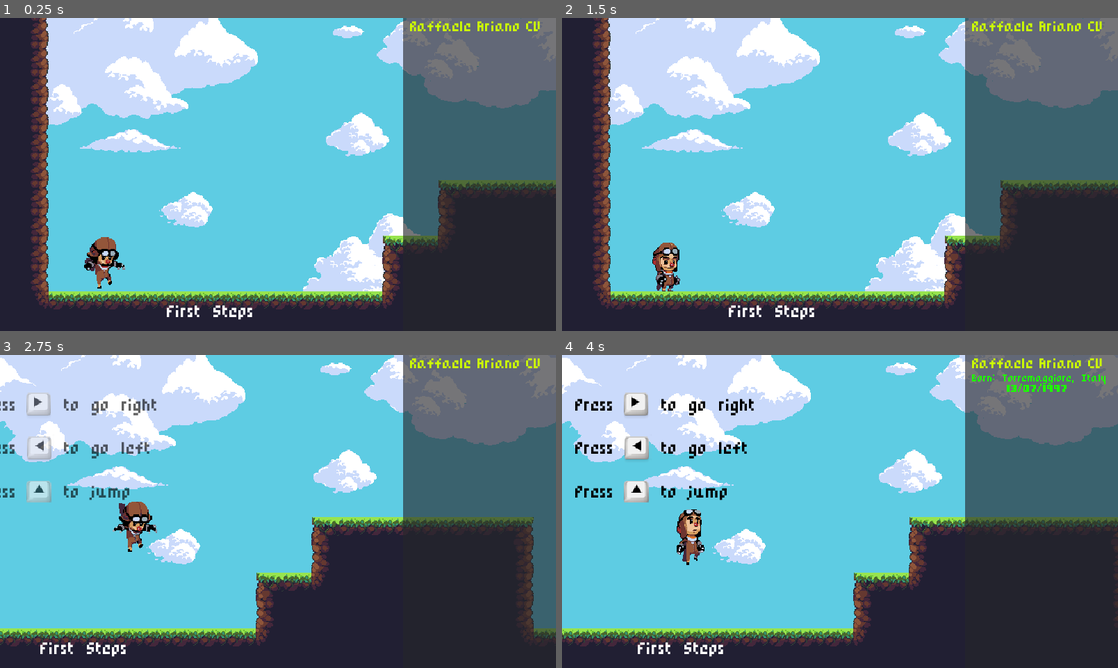
Above: before the commit, frames 1-4 (two rows, left to right).
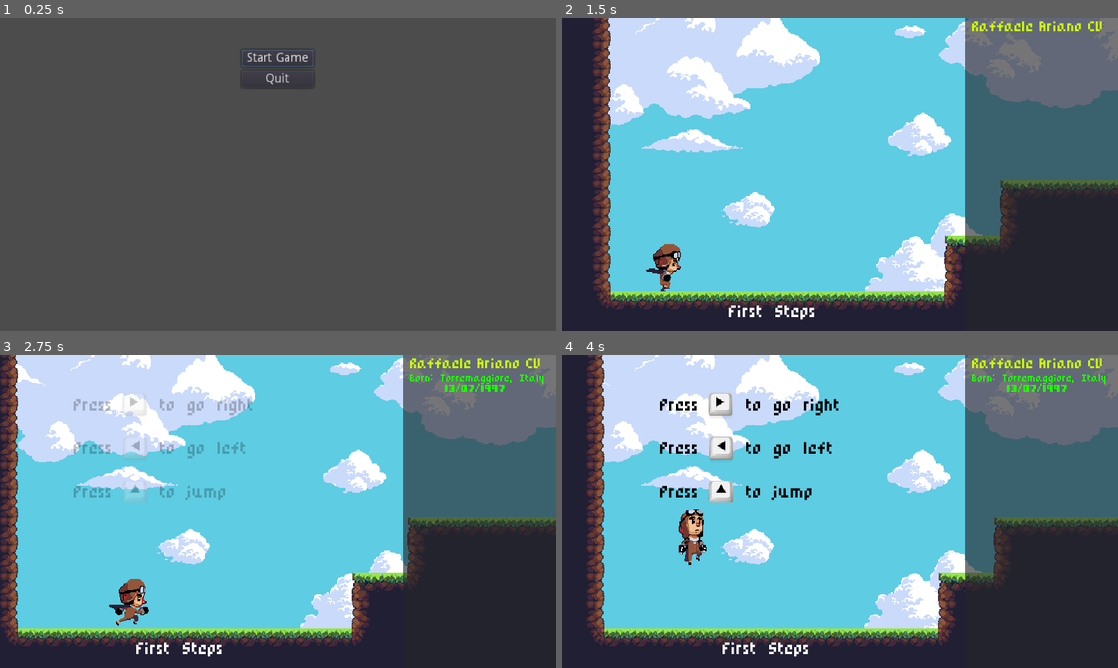
Above: after the commit, the same moments.

Repository: batraffo/cv_godot
Game: Godot game, scene res://ui/StartScreen.tscn
Two runs of this game, one before a commit and one after it. Both use one fixed random seed, a clock stepped at 60 frames per second and the inputs below. Before the commit the project starts from res://World.tscn. Sound files missing from this copy of the repository are replaced by a short silence.
Inputs (mouse positions are in pixels of both pictures, inside the frame that each line leads up to):
- Up to frame 1 (0.25 s): no input
- Up to frame 2 (1.5 s): click (840, 58) at 0.5 s, where only the run after the commit has a clickable "Start Game"; tap Enter at 1.25 s; hold Right (ui_right) from 1.28 s (still down); hold Space (hadoken) from 1.28 s (still down)
- Up to frame 3 (2.75 s): keep holding Right (ui_right); tap Up (ui_up) at 1.52, 2.27 s; tap Enter at 2 s; release Space (hadoken) at 2.03 s; tap Space (hadoken) at 2.1 s
- Up to frame 4 (4 s): tap Enter at 2.75, 3.5 s; release Right (ui_right) at 2.78 s; hold Left (ui_left) 2.78-3.53 s; hold Space (hadoken) 2.78-3.53 s; hold Right (ui_right) from 3.53 s (still down); tap Space (hadoken) at 3.6 s; tap Up (ui_up) at 3.77 s

The runs differ from the first frame. In frame 1, 100% of the frame differs, in the area x 0-100%, y 0-100%; in frame 2, 0.5%; in frame 3, 24%; in frame 4, 23%.

Commit message:
+ rudimental title screen

Diff:
--- /dev/null
+++ b/StartScreen.gd
@@ -0,0 +1,15 @@
+extends Node
+
+
+# Called when the node enters the scene tree for the first time.
+func _ready():
+	$"MarginContainer/VBoxContainer/VBoxContainer/Start Game".grab_focus()
+
+
+
+func _on_Quit_pressed():
+	get_tree().quit()
+
+
+func _on_Start_Game_pressed():
+	get_tree().change_scene("res://World.tscn")
--- a/World.gd
+++ b/World.gd
@@ -69,4 +69,4 @@
 
 func _finish_game(body):
 	if body.is_in_group("player"):
-		get_tree().quit()
+		get_tree().change_scene("res://ui/StartScreen.tscn")
--- a/objects/QuestionMarkBlock.tscn
+++ b/objects/QuestionMarkBlock.tscn
@@ -64,5 +64,4 @@
 
 [node name="AudioStreamPlayer2DBuffo" type="AudioStreamPlayer2D" parent="."]
 stream = ExtResource( 5 )
-volume_db = -2.0
 pitch_scale = 2.0
--- a/project.godot
+++ b/project.godot
@@ -16,7 +16,7 @@
 [application]
 
 config/name="Cv Godot"
-run/main_scene="res://World.tscn"
+run/main_scene="res://ui/StartScreen.tscn"
 config/icon="res://icon.png"
 
 [display]
--- /dev/null
+++ b/ui/StartScreen.tscn
@@ -0,0 +1,50 @@
+[gd_scene load_steps=2 format=2]
+
+[ext_resource path="res://StartScreen.gd" type="Script" id=1]
+
+[node name="StartScreen" type="Node"]
+script = ExtResource( 1 )
+
+[node name="BGGraphics" type="Sprite" parent="."]
+centered = false
+
+[node name="MarginContainer" type="MarginContainer" parent="."]
+anchor_right = 1.0
+anchor_bottom = 1.0
+custom_constants/margin_right = 0
+custom_constants/margin_top = 20
+custom_constants/margin_left = 0
+custom_constants/margin_bottom = 20
+__meta__ = {
+"_edit_use_anchors_": false
+}
+
+[node name="VBoxContainer" type="VBoxContainer" parent="MarginContainer"]
+margin_left = 278.0
+margin_top = 20.0
+margin_right = 361.0
+margin_bottom = 340.0
+size_flags_horizontal = 4
+custom_constants/separation = 16
+
+[node name="Title" type="TextureRect" parent="MarginContainer/VBoxContainer"]
+margin_right = 83.0
+
+[node name="VBoxContainer" type="VBoxContainer" parent="MarginContainer/VBoxContainer"]
+margin_top = 16.0
+margin_right = 83.0
+margin_bottom = 60.0
+size_flags_horizontal = 4
+
+[node name="Start Game" type="Button" parent="MarginContainer/VBoxContainer/VBoxContainer"]
+margin_right = 83.0
+margin_bottom = 20.0
+text = "Start Game"
+
+[node name="Quit" type="Button" parent="MarginContainer/VBoxContainer/VBoxContainer"]
+margin_top = 24.0
+margin_right = 83.0
+margin_bottom = 44.0
+text = "Quit"
+[connection signal="pressed" from="MarginContainer/VBoxContainer/VBoxContainer/Start Game" to="." method="_on_Start_Game_pressed"]
+[connection signal="pressed" from="MarginContainer/VBoxContainer/VBoxContainer/Quit" to="." method="_on_Quit_pressed"]
